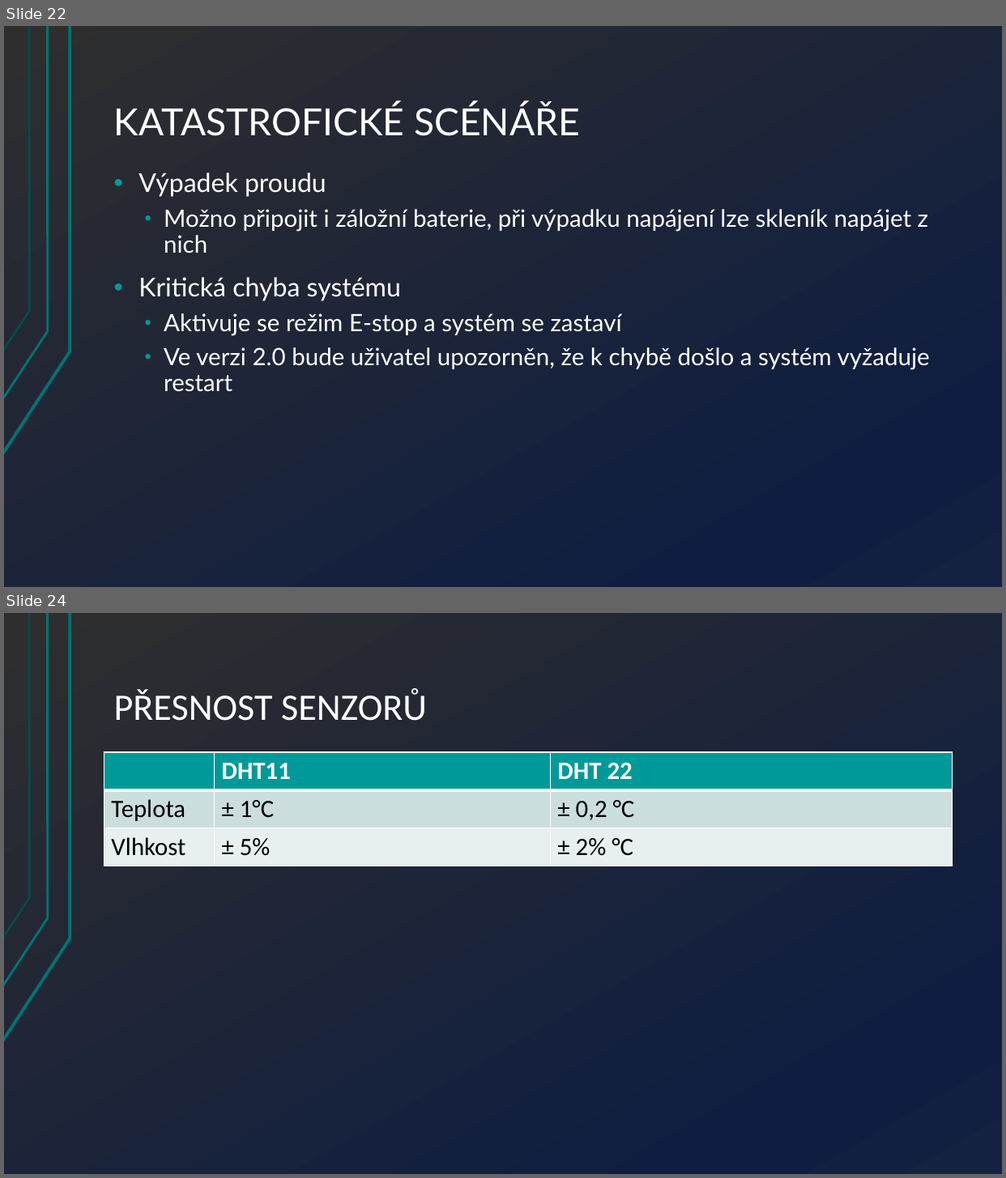
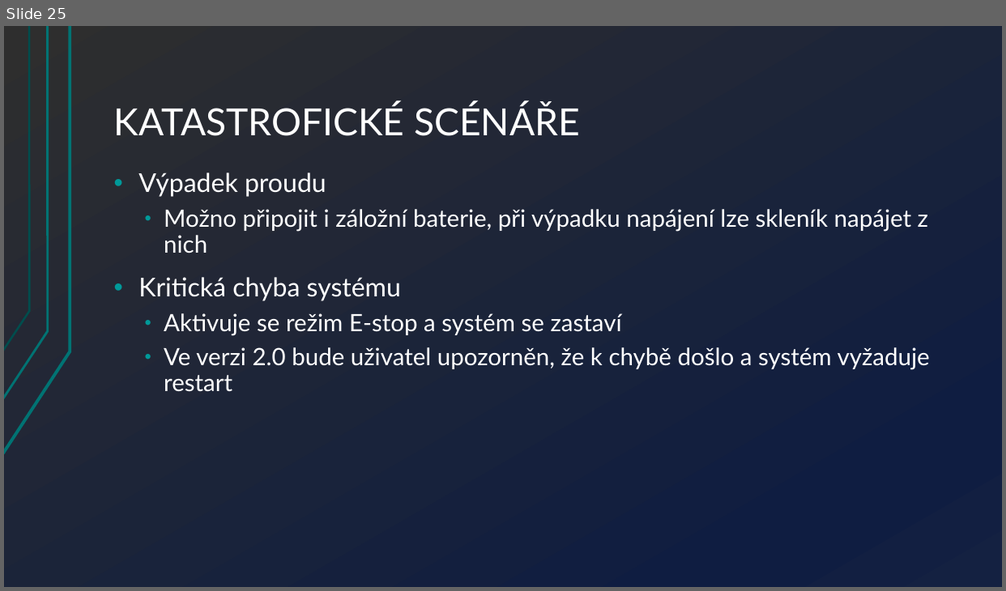
Before and after one commit to Hellpetros/SOC-2020-TEXT, a slide deck: PRESENTATION/SOČ-2020-PREZENTACE-ŠKOLNÍ_KOLO/ŠKOLNÍ KOLO.pptx. Shown one above the other, each under a label of ours: slides 22 and 24 before the commit, slide 25 after it; the slides between them are not shown. The pictures are 1006x1178 and 1006x591 pixels, drawn with LibreOffice and Linux fonts; fonts in the diff are those of the drawing. Boxes give left, top, right and bottom in pixels: in the first picture for what was removed or moved away, otherwise in the second. Text is boxed around its words. In the diff, an @@ line names an element or a change of style, - is before the commit and + after.

```diff
--- a/PRESENTATION/SOČ-2020-PREZENTACE-ŠKOLNÍ_KOLO/ŠKOLNÍ KOLO.pptx
+++ b/PRESENTATION/SOČ-2020-PREZENTACE-ŠKOLNÍ_KOLO/ŠKOLNÍ KOLO.pptx
@@ slide 24 removed at [4,613,1002,1174], background gradient #2E2E2E to #0F1D41 to #142242; not listed: 3 template elements that a slide beside it also shows @@
@@ title removed at [114,689,427,721] @@
-PŘESNOST SENZORŮ
@@ table removed at [104,752,952,865], 3 rows, 3 columns @@
- | DHT11 | DHT 22
-Teplota | ± 1°C | ± 0,2 °C
-Vlhkost | ± 5% | ± 2% °C
@@ what was slide 22 is now slide 25 @@
```
Also in this commit, not shown: 8 slides changed, 7 slides added, 4 other slides removed, 9 other files.
